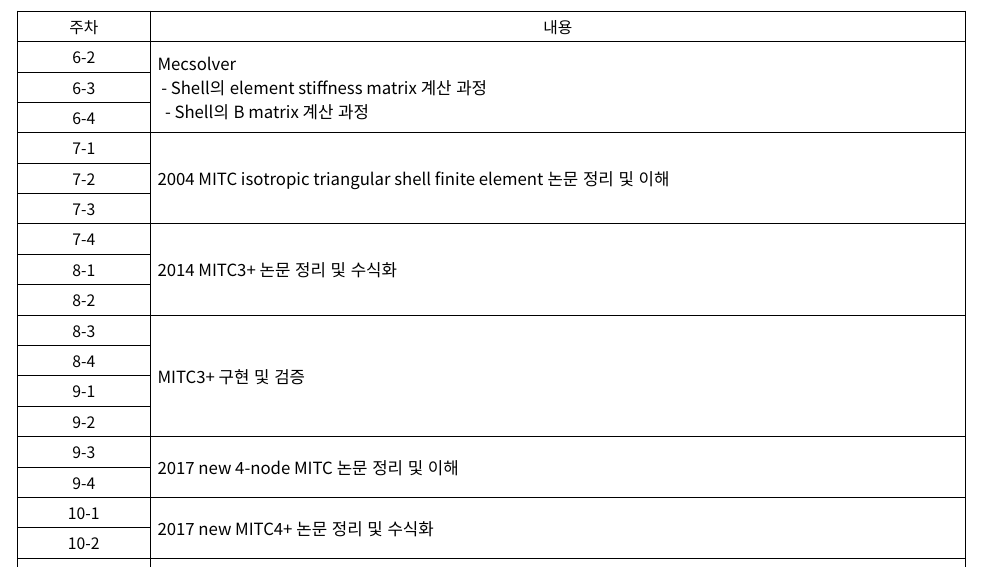
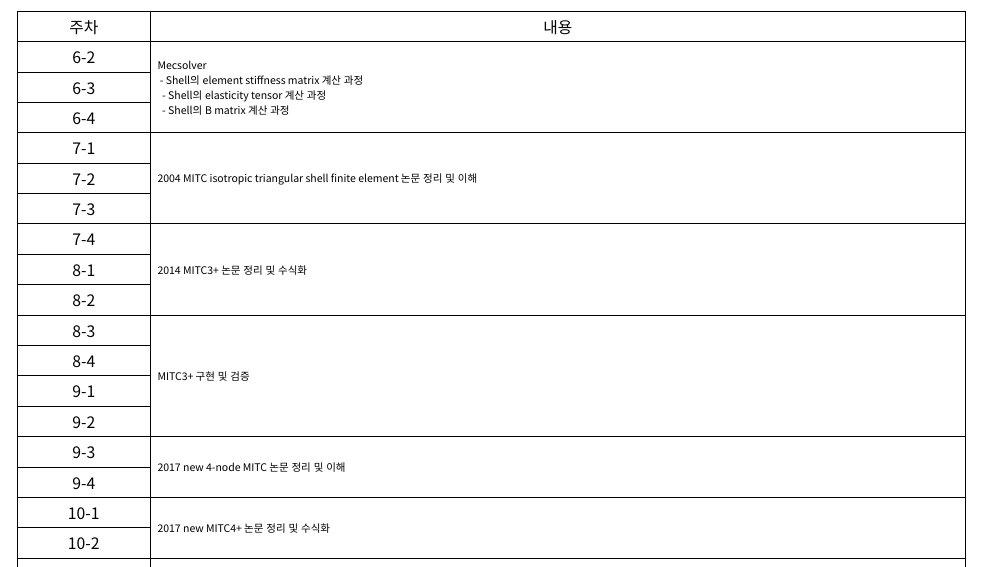
Before and after one commit to kms0523/Study, a slide deck: slide 2 of 계획.pptx. Drawn at 1008x567 pixels with LibreOffice and Linux fonts; fonts in the diff are those of the drawing. Boxes give left, top, right and bottom in pixels: in the first picture for what was removed or moved away, otherwise in the second. Text is boxed around its words. In the diff, an @@ line names an element or a change of style, - is before the commit and + after.

```diff
--- a/계획.pptx
+++ b/계획.pptx
@@ table at (17,11,966,553) @@
-row 2, column 2: Mecsolver / - Shell의 element stiffness matrix 계산 과정 / - Shell의 B matrix 계산 과정
+row 2, column 2: Mecsolver / - Shell의 element stiffness matrix 계산 과정 / - Shell의 elasticity tensor 계산 과정 / - Shell의 B matrix 계산 과정
@@ size 16 to 10 pt in "2004 MITC isotropic triangular shell finite element ...", "2014 MITC3+ 논문 정리 및 수식화", "MITC3+ 구현 및 검증", "2017 new 4-node MITC 논문 정리 및 ..." and 2 more places @@
```
Also in this commit, not shown: 8 other files.
